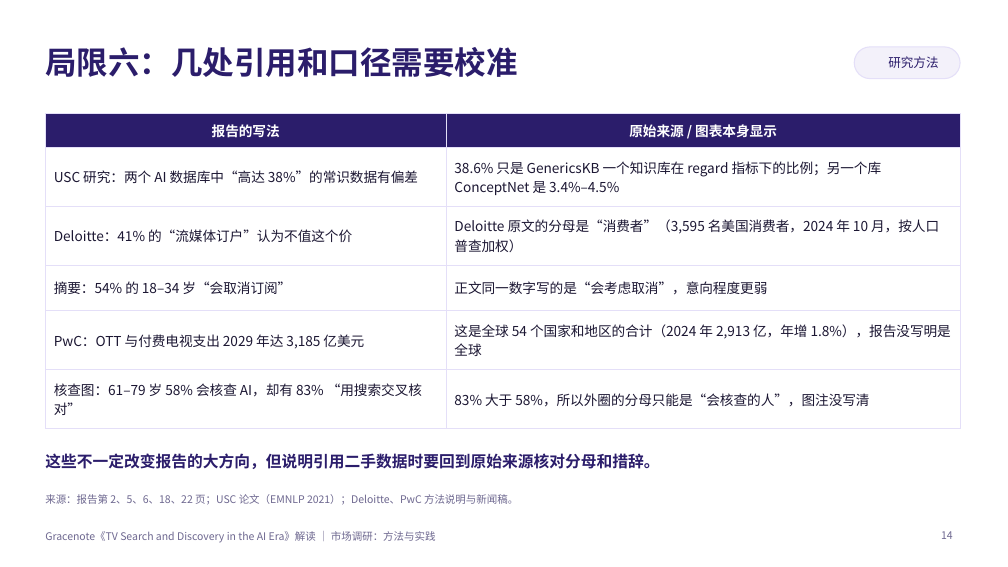
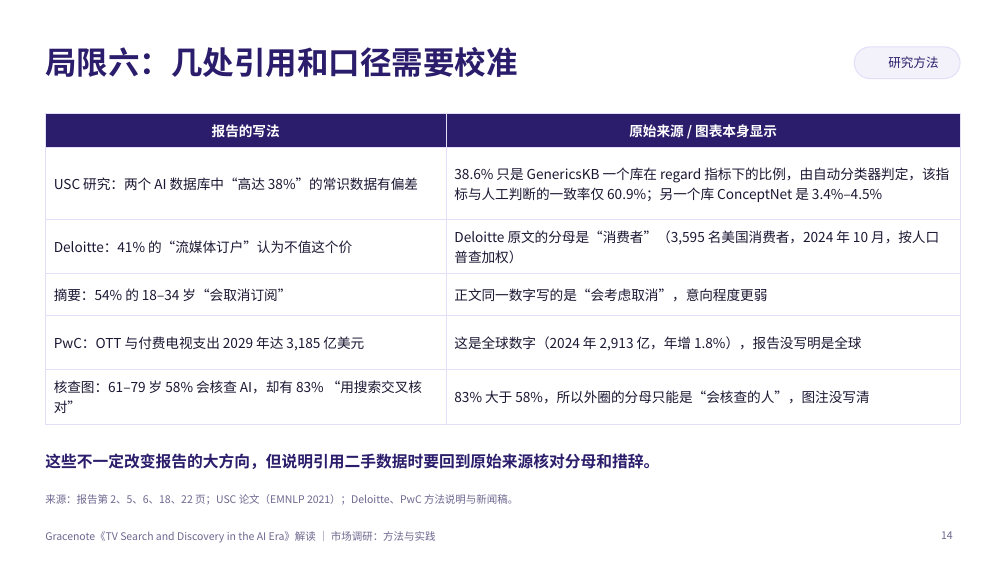
Before and after one commit to jayleo113/ppt, a slide deck: slide 14 of Gracenote_AI报告解读_课堂分享.pptx. Drawn at 1008x567 pixels with LibreOffice and Linux fonts; fonts in the diff are those of the drawing; background and template pictures are left out. Boxes give left, top, right and bottom in pixels: in the first picture for what was removed or moved away, otherwise in the second. Text is boxed around its words. In the diff, an @@ line names an element or a change of style, - is before the commit and + after.

```diff
--- a/Gracenote_AI报告解读_课堂分享.pptx
+++ b/Gracenote_AI报告解读_课堂分享.pptx
@@ table at (45,113,960,417) @@
-row 2, column 2: 38.6% 只是 GenericsKB 一个知识库在 regard 指标下的比例；另一个库 ConceptNet 是 3.4%–4.5%
+row 2, column 2: 38.6% 只是 GenericsKB 一个库在 regard 指标下的比例，由自动分类器判定，该指标与人工判断的一致率仅 60.9%；另一个库 ConceptNet 是 3.4%–4.5%
-row 5, column 2: 这是全球 54 个国家和地区的合计（2024 年 2,913 亿，年增 1.8%），报告没写明是全球
+row 5, column 2: 这是全球数字（2024 年 2,913 亿，年增 1.8%），报告没写明是全球
```
Also in this commit, not shown: 4 other slides changed, 2 other files.
